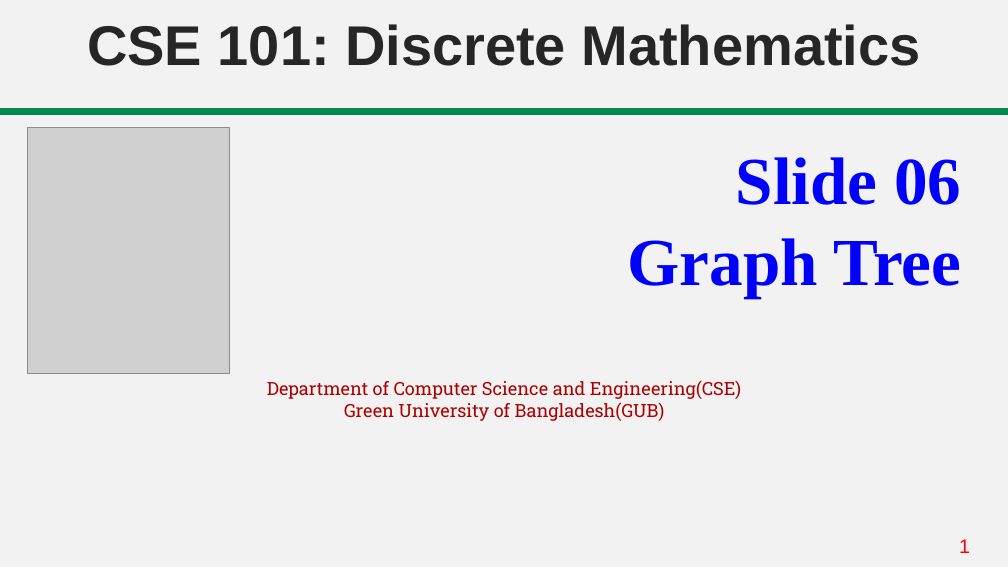
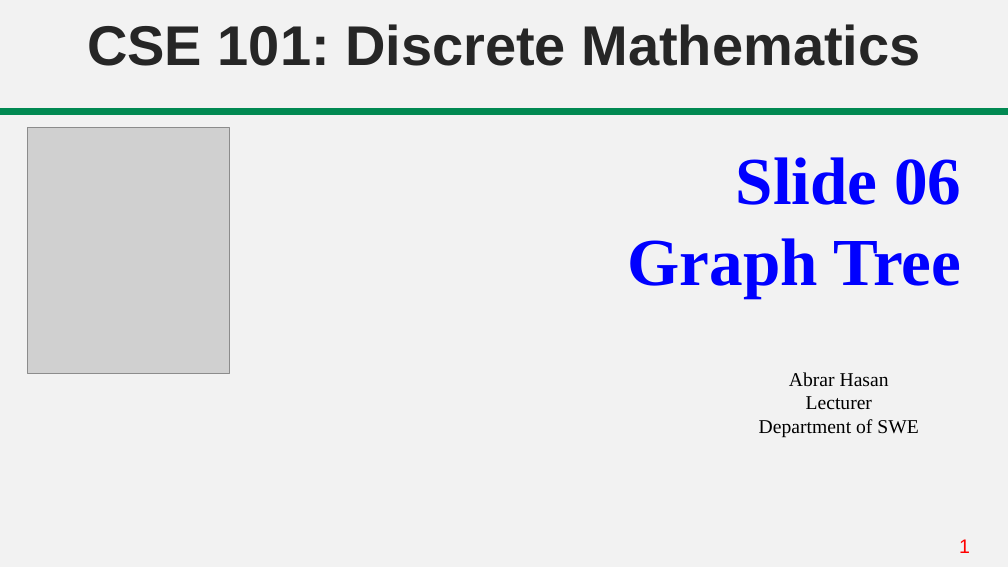
Before and after one commit to abrarhasan3/Green-Uni-All-Academic-Content, a slide deck: slide 1 of CSE 101 Discrete Mathematics/Lecture 26-30 Graph Tree.pptx. Drawn at 1008x567 pixels with LibreOffice and Linux fonts; fonts in the diff are those of the drawing; grey boxes stand for pictures. Boxes give left, top, right and bottom in pixels: in the first picture for what was removed or moved away, otherwise in the second. Text is boxed around its words. In the diff, an @@ line names an element or a change of style, - is before the commit and + after.

```diff
--- a/CSE 101 Discrete Mathematics/Lecture 26-30 Graph Tree.pptx
+++ b/CSE 101 Discrete Mathematics/Lecture 26-30 Graph Tree.pptx
@@ text at box(759, 372, 918, 438): text changed; size 13 to 14 pt; font Roboto Slab to Times New Roman; text colour #AD0101 to #000000 @@
-Department of Computer Science and Engineering(CSE)
-Green University of Bangladesh(GUB)
+Abrar Hasan
+Lecturer
+Department of SWE
```
Also in this commit, not shown: 1 other slide changed, 3 slides added.
